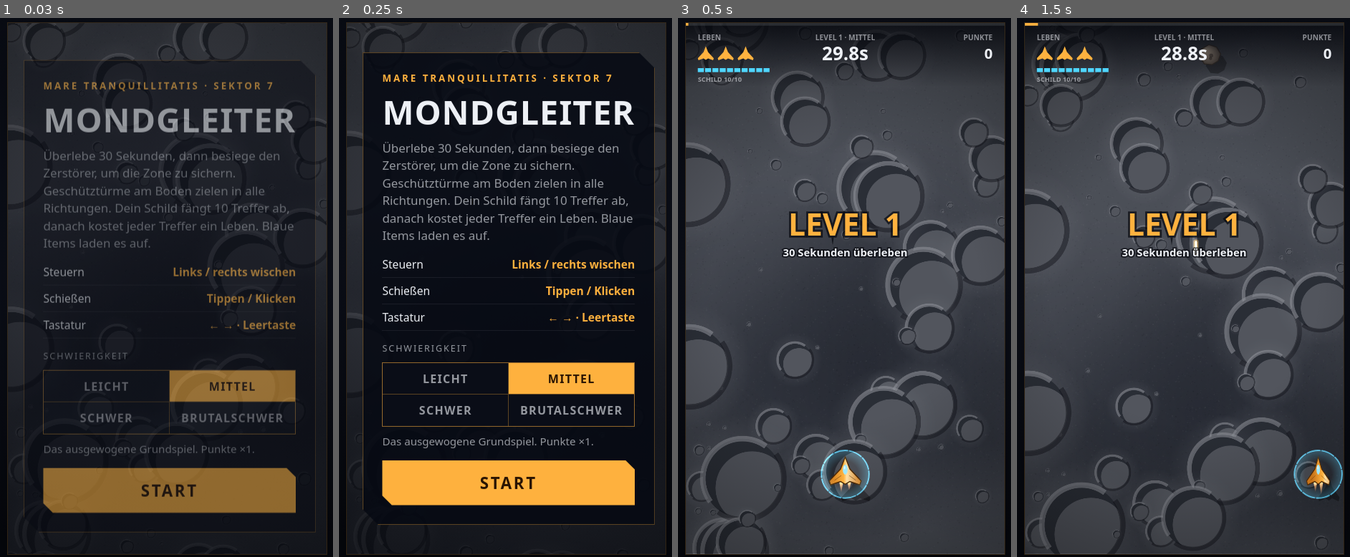
Above: before the commit, frames 1-4 (left to right).
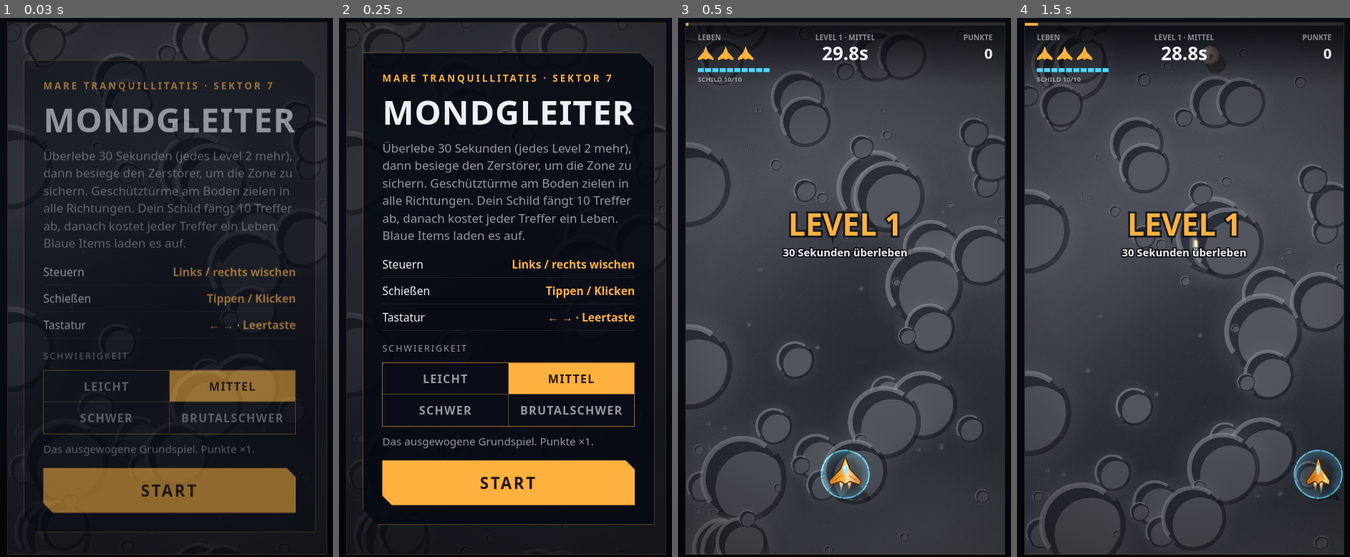
Above: after the commit, the same moments.

Repository: jupthred/Game-test
Game: browser game, page dist/index.html
Same seed, same stepped clock (60 frames per second), same inputs: the game is played once before the commit and once after it.
Inputs:
- Up to frame 1 (0.03 s): no input
- Up to frame 2 (0.25 s): no input
- Up to frame 3 (0.5 s): click "START" at 0.27 s
- Up to frame 4 (1.5 s): hold Right from 1.03 s (still down); tap Space at 1.1 s

The runs differ from the first frame. In frame 1, 2.3% of the frame differs, in the area x 13-89%, y 24-43%; in frame 2, 3.0%, in the area x 13-89%, y 23-42%; in frame 3, nothing differs; in frame 4, nothing differs.

Commit message:
Überlebenszeit steigt pro Level um 2 Sekunden
Level 1 dauert 30 s, jedes weitere Level 2 s länger
(CONFIG.level.durationIncreasePerLevel).

Co-Authored-By: Claude Opus 5.5 <noreply@anthropic.com>
Claude-Session: https://claude.ai/code/session_01UMw9AhiufExWep1QGcHhrB

Diff:
--- a/dist/index.html
+++ b/dist/index.html
@@ -190,7 +190,7 @@
       <section class="panel" data-screen="start">
         <p class="eyebrow">Mare Tranquillitatis · Sektor 7</p>
         <h1 class="title">Mondgleiter</h1>
-        <p class="lead">Überlebe 30 Sekunden, dann besiege den Zerstörer, um die Zone zu sichern. Geschütztürme am Boden zielen in alle Richtungen. Dein Schild fängt 10 Treffer ab, danach kostet jeder Treffer ein Leben. Blaue Items laden es auf.</p>
+        <p class="lead">Überlebe 30 Sekunden (jedes Level 2 mehr), dann besiege den Zerstörer, um die Zone zu sichern. Geschütztürme am Boden zielen in alle Richtungen. Dein Schild fängt 10 Treffer ab, danach kostet jeder Treffer ein Leben. Blaue Items laden es auf.</p>
         <ul class="controls">
           <li><span>Steuern</span><kbd>Links / rechts wischen</kbd></li>
           <li><span>Schießen</span><kbd>Tippen / Klicken</kbd></li>
@@ -291,7 +291,12 @@
 
   bullet: Object.freeze({ speed: 820, radius: 4 }),
 
-  level: Object.freeze({ duration: 30 }),
+  level: Object.freeze({
+    /** Überlebenszeit in Level 1 (s) */
+    duration: 30,
+    /** Jedes weitere Level dauert so viele Sekunden länger */
+    durationIncreasePerLevel: 2,
+  }),
 
   scoring: Object.freeze({ levelClearPerLevel: 100 }),
 
@@ -2381,7 +2386,7 @@
   const config = {
     level,
     difficulty,
-    duration: CONFIG.level.duration,
+    duration: CONFIG.level.duration + n * CONFIG.level.durationIncreasePerLevel,
     speedMultiplier: speed,
     scrollSpeed: CONFIG.background.baseSpeed * speed,
     maxActive: Math.min(10 + n * 3, 40),
--- a/dist/mondgleiter.artifact.html
+++ b/dist/mondgleiter.artifact.html
@@ -183,7 +183,7 @@
       <section class="panel" data-screen="start">
         <p class="eyebrow">Mare Tranquillitatis · Sektor 7</p>
         <h1 class="title">Mondgleiter</h1>
-        <p class="lead">Überlebe 30 Sekunden, dann besiege den Zerstörer, um die Zone zu sichern. Geschütztürme am Boden zielen in alle Richtungen. Dein Schild fängt 10 Treffer ab, danach kostet jeder Treffer ein Leben. Blaue Items laden es auf.</p>
+        <p class="lead">Überlebe 30 Sekunden (jedes Level 2 mehr), dann besiege den Zerstörer, um die Zone zu sichern. Geschütztürme am Boden zielen in alle Richtungen. Dein Schild fängt 10 Treffer ab, danach kostet jeder Treffer ein Leben. Blaue Items laden es auf.</p>
         <ul class="controls">
           <li><span>Steuern</span><kbd>Links / rechts wischen</kbd></li>
           <li><span>Schießen</span><kbd>Tippen / Klicken</kbd></li>
@@ -284,7 +284,12 @@
 
   bullet: Object.freeze({ speed: 820, radius: 4 }),
 
-  level: Object.freeze({ duration: 30 }),
+  level: Object.freeze({
+    /** Überlebenszeit in Level 1 (s) */
+    duration: 30,
+    /** Jedes weitere Level dauert so viele Sekunden länger */
+    durationIncreasePerLevel: 2,
+  }),
 
   scoring: Object.freeze({ levelClearPerLevel: 100 }),
 
@@ -2374,7 +2379,7 @@
   const config = {
     level,
     difficulty,
-    duration: CONFIG.level.duration,
+    duration: CONFIG.level.duration + n * CONFIG.level.durationIncreasePerLevel,
     speedMultiplier: speed,
     scrollSpeed: CONFIG.background.baseSpeed * speed,
     maxActive: Math.min(10 + n * 3, 40),
--- a/index.html
+++ b/index.html
@@ -190,7 +190,7 @@
       <section class="panel" data-screen="start">
         <p class="eyebrow">Mare Tranquillitatis · Sektor 7</p>
         <h1 class="title">Mondgleiter</h1>
-        <p class="lead">Überlebe 30 Sekunden, dann besiege den Zerstörer, um die Zone zu sichern. Geschütztürme am Boden zielen in alle Richtungen. Dein Schild fängt 10 Treffer ab, danach kostet jeder Treffer ein Leben. Blaue Items laden es auf.</p>
+        <p class="lead">Überlebe 30 Sekunden (jedes Level 2 mehr), dann besiege den Zerstörer, um die Zone zu sichern. Geschütztürme am Boden zielen in alle Richtungen. Dein Schild fängt 10 Treffer ab, danach kostet jeder Treffer ein Leben. Blaue Items laden es auf.</p>
         <ul class="controls">
           <li><span>Steuern</span><kbd>Links / rechts wischen</kbd></li>
           <li><span>Schießen</span><kbd>Tippen / Klicken</kbd></li>
--- a/src/config.js
+++ b/src/config.js
@@ -42,7 +42,12 @@
 
   bullet: Object.freeze({ speed: 820, radius: 4 }),
 
-  level: Object.freeze({ duration: 30 }),
+  level: Object.freeze({
+    /** Überlebenszeit in Level 1 (s) */
+    duration: 30,
+    /** Jedes weitere Level dauert so viele Sekunden länger */
+    durationIncreasePerLevel: 2,
+  }),
 
   scoring: Object.freeze({ levelClearPerLevel: 100 }),
 
--- a/src/levels/levelConfig.js
+++ b/src/levels/levelConfig.js
@@ -66,7 +66,7 @@
   const config = {
     level,
     difficulty,
-    duration: CONFIG.level.duration,
+    duration: CONFIG.level.duration + n * CONFIG.level.durationIncreasePerLevel,
     speedMultiplier: speed,
     scrollSpeed: CONFIG.background.baseSpeed * speed,
     maxActive: Math.min(10 + n * 3, 40),
